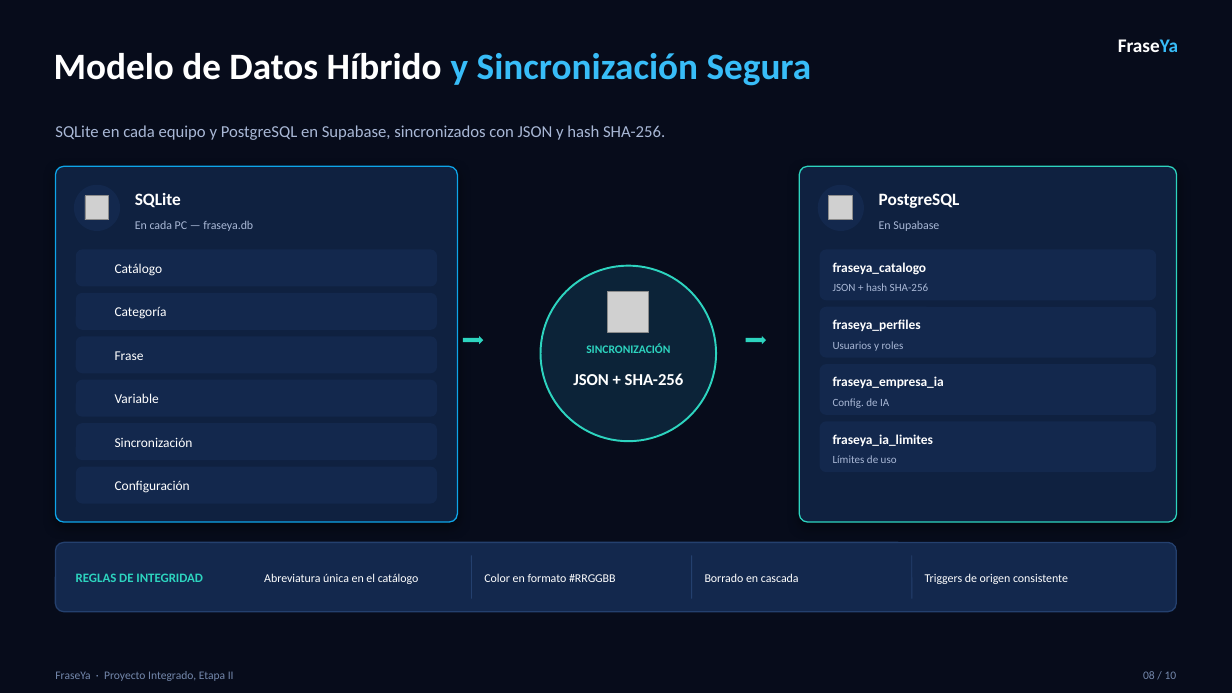
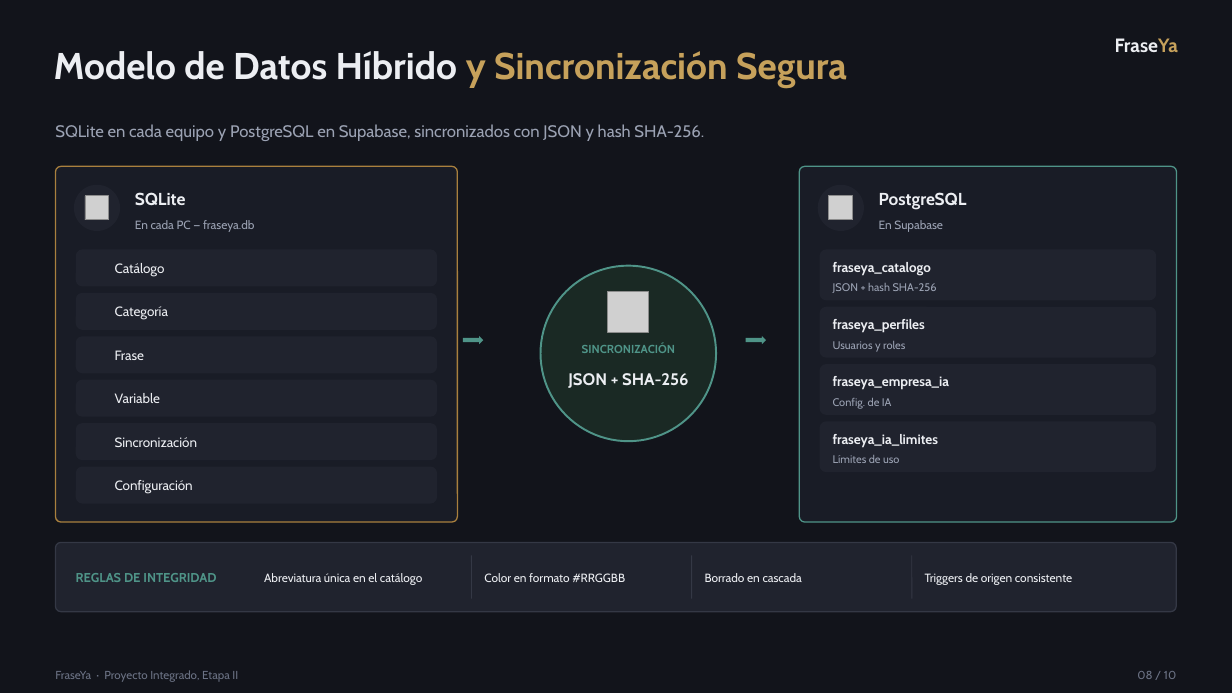
Before and after one commit to bayron-chavez/FraseYa, a slide deck: slide 8 of FraseYa_Etapa2_corregido.pptx. Drawn at 1232x693 pixels with LibreOffice and Linux fonts; fonts in the diff are those of the drawing; grey boxes stand for pictures; background and template pictures are left out. Boxes give left, top, right and bottom in pixels: in the first picture for what was removed or moved away, otherwise in the second. Text is boxed around its words. In the diff, an @@ line names an element or a change of style, - is before the commit and + after.

```diff
--- a/FraseYa_Etapa2_corregido.pptx
+++ b/FraseYa_Etapa2_corregido.pptx
@@ background #070C1B to #12141B @@
@@ text "Modelo de Datos Híbrido y ..." at [54, 51, 847, 88]: font Calibri to Cabin; text colour #FFFFFF to #ECEEF2 in "Modelo de Datos Híbrido"; text colour #38BDF8 to #C6A15B in "y Sincronización Segura" @@
@@ text "FraseYa" at [1115, 38, 1178, 52]: font Calibri to Cabin; text colour #FFFFFF to #ECEEF2, text colour #38BDF8 to #C6A15B in "FraseYa" @@
@@ rounded rectangle at [55, 166, 457, 522]: fill #0F2140 to #191C26; outline #0EA5E9 1 pt to #A9803E 1 pt; shadow off; proportions changed @@
@@ rounded rectangle at [799, 166, 1177, 522]: fill #0F2140 to #191C26; outline #2DD4BF 1 pt to #4F9488 1 pt; shadow off; proportions changed @@
@@ ellipse at [541, 266, 716, 442]: fill #0C2338 to #1A2924; outline #2DD4BF 1.5 pt to #4F9488 1.5 pt @@
@@ right arrow at [463, 335, 483, 344]: fill #2DD4BF to #4F9488 @@
@@ text "SINCRONIZACIÓN" at [582, 343, 675, 353]: font Calibri to Cabin, text colour #2DD4BF to #4F9488 @@
@@ right arrow at [746, 335, 766, 344]: fill #2DD4BF to #4F9488 @@
@@ fill #13284D to #20232E in 12 elements at [74, 185, 120, 231], [76, 250, 437, 287], [76, 293, 437, 330], [76, 336, 437, 373], [76, 380, 437, 417], [76, 423, 437, 460], [76, 467, 437, 504], [818, 185, 864, 231], [820, 250, 1156, 300], [820, 307, 1156, 358], [820, 364, 1156, 415], [820, 421, 1156, 472] @@
@@ font Calibri to Cabin, text colour #A9B8D6 to #9BA2B3 in 7 elements at [55, 124, 704, 141], [135, 220, 254, 232], [879, 220, 943, 232], [833, 283, 937, 293], [833, 341, 905, 351], [833, 398, 892, 409], [833, 455, 899, 463] @@
@@ rounded rectangle at [55, 543, 1177, 612]: fill #13284D to #20232E; outline #24406E 1 pt to #343845 1 pt; proportions changed @@
@@ text "REGLAS DE INTEGRIDAD" at [76, 573, 216, 582]: font Calibri to Cabin, text colour #2DD4BF to #4F9488 @@
@@ line (471, 555) - (471, 599): stroke #24406E 0.75 pt to #343845 0.75 pt @@
@@ line (692, 555) - (692, 599): stroke #24406E 0.75 pt to #343845 0.75 pt @@
@@ line (912, 555) - (912, 599): stroke #24406E 0.75 pt to #343845 0.75 pt @@
@@ font Calibri to Cabin, text colour #FFFFFF to #ECEEF2 in 17 elements at [135, 192, 186, 206], [115, 263, 165, 276], [115, 306, 168, 320], [115, 350, 144, 360], [115, 393, 160, 403], [115, 437, 197, 447], [115, 480, 193, 493], [568, 373, 688, 388], [879, 192, 967, 210], [833, 262, 931, 275], [833, 319, 925, 333], [833, 376, 950, 390], [833, 434, 938, 447], [264, 573, 422, 585], [484, 573, 625, 582], [705, 573, 802, 582], [925, 573, 1072, 585] @@
@@ text "FraseYa · Proyecto Integrado, Etapa ..." at [55, 670, 238, 682]: font Calibri to Cabin, text colour #7488AC to #6B7284 @@
@@ text "08 / 10" at [1137, 671, 1176, 679]: font Calibri to Cabin, text colour #7488AC to #6B7284 @@
```
Also in this commit, not shown: 9 other slides changed.
